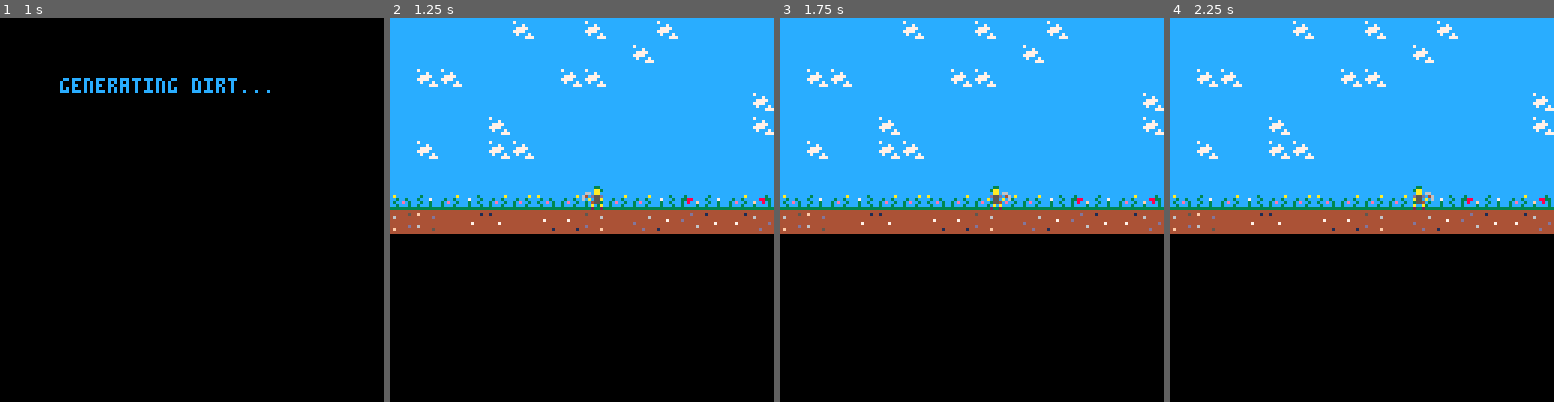
Above: before the commit, frames 1-4 (left to right).
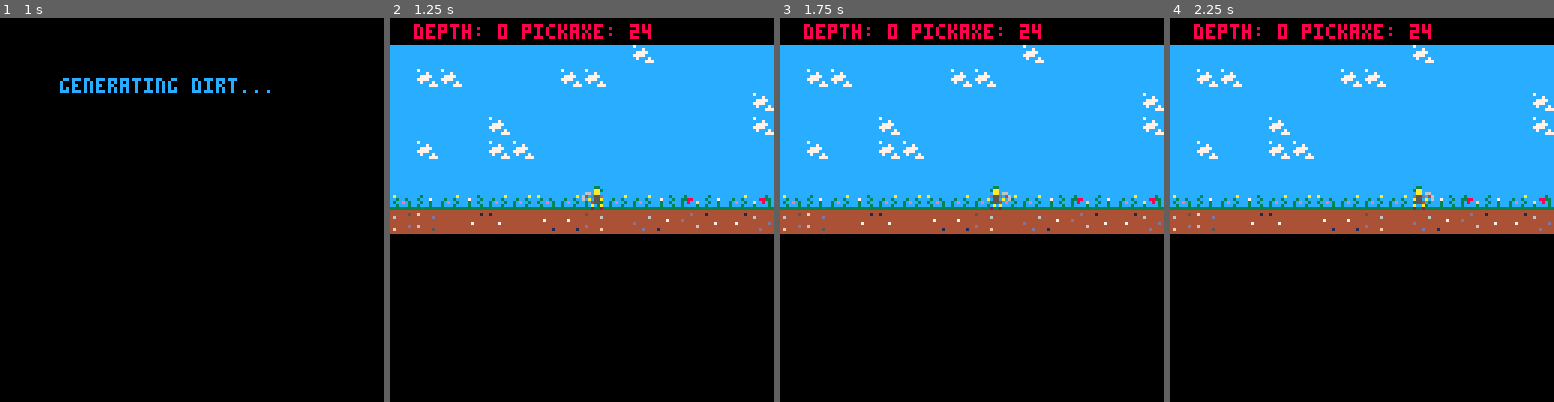
Above: after the commit, the same moments.

Repository: Divoolej/pico-miner
Game: PICO-8 cartridge pico_miner.p8
Two runs of this game, one before a commit and one after it. Both use one fixed random seed, a clock stepped at 60 frames per second and the inputs below.
Inputs:
- Up to frame 1 (1 s): tap X (X key) at 0.33 s; tap O (Z key) at 0.7 s
- Up to frame 2 (1.25 s): tap X (X key) at 1.07 s
- Up to frame 3 (1.75 s): hold Right from 1.6 s (still down); tap O (Z key) at 1.7 s
- Up to frame 4 (2.25 s): tap X (X key) at 1.85 s; release Right at 2.1 s; tap O (Z key) at 2.1 s; hold Up from 2.15 s (still down)

Frame 1 is identical in both runs. In frame 2, 7.0% of the frame differs, in the area x 0-100%, y 0-8%; in frame 3, 7.0%; in frame 4, 7.0%.

Commit message:
RIP Picobu, update to PICO-8 0.1.12c

Diff:
--- a/pico_miner.p8
+++ b/pico_miner.p8
@@ -1,636 +1,13 @@
 pico-8 cartridge // http://www.pico-8.com
 version 16
 __lua__
--- pico miner
--- by divoolej
-
--- colors
-local black  = 0
-local navy   = 1
-local purple = 2
-local slate  = 3
-local brown  = 4
-local gray   = 5
-local silver = 6
-local white  = 7
-local red    = 8
-local orange = 9
-local yellow = 10
-local green  = 11
-local blue   = 12
-local indigo = 13
-local pink   = 14
-local beige  = 15
-
--- controls
-local left   = 0
-local right  = 1
-local up     = 2
-local down   = 3
-local action = 4
-
--- flags
-
-local flg_flip_h      = 0
-local flg_flip_v      = 1
-local flg_can_dig     = 2
-local flg_can_move    = 3
-local flg_can_collect = 4
-
--- sprites
-local spr_coal = 32
-local spr_copper = 33
-local spr_iron = 34
-local spr_silver = 36
-local spr_gold = 48
-local spr_diamond = 51
-local spr_cloud = 25
-local spr_sky = 26
-local spr_stone = 43
-local spr_stone_hit = 44
-local spr_bedrock = 45
-local spr_empty = 47
-local spr_dirt = 27
-
--- globals
-local world_depth = 300
-local min_coal_cluster_size = 5
-local max_coal_cluster_size = 9
-local min_copper_cluster_size = 4
-local max_copper_cluster_size = 8
-local min_iron_cluster_size = 4
-local max_iron_cluster_size = 7
-local min_silver_cluster_size = 3
-local max_silver_cluster_size = 6
-local min_gold_cluster_size = 2
-local max_gold_cluster_size = 5
-local min_diamond_cluster_size = 1
-local max_diamond_cluster_size = 4
-
-local durability_for_sprite = {}
-durability_for_sprite[spr_coal] = 1
-durability_for_sprite[spr_copper] = 1
-durability_for_sprite[spr_iron] = 2
-durability_for_sprite[spr_silver] = 2
-durability_for_sprite[spr_gold] = 3
-durability_for_sprite[spr_diamond] = 3
-durability_for_sprite[spr_stone] = 2
-durability_for_sprite[spr_stone_hit] = 1
-durability_for_sprite[spr_dirt] = 1
-
--- core functions
-function _init()
-  menu:init()
-end
-
-function _update()
-  if game.state == "menu" then
-    menu:update()
-  elseif game.state == "generating" then
-    if costatus(game.map_generation_coroutine) != "dead" then
-      coresume(game.map_generation_coroutine)
-    else
-      game.state = "game"
-    end
-  elseif game.state == "game" then
-    game:update()
-  end
-end
-
-function _draw()
-  if game.state == "menu" then
-    menu:draw()
-  elseif game.state == "generating" then
-    game:draw_generating_status()
-  elseif game.state == "game" then
-    game:draw()
-  end
-end
--->8
--- helpers
-
-function rndi(n)
-  return flr(rnd(n))
-end
-
-function coal_probability(y)
-  return (-1/250)*(y-100)*(y-100)+75
-end
-
-function copper_probability(y)
-  return (-1/275)*(y-125)*(y-125)+75
-end
-
-function iron_probability(y)
-  return (-1/225)*(y-150)*(y-150)+80
-end
-
-function silver_probability(y)
-  return (-1/225)*(y-200)*(y-200)+90
-end
-
-function gold_probability(y)
-  return (-1/500)*(y-250)*(y-250)+75
-end
-
-function diamond_probability(y)
-  return (-1/600)*(y-300)*(y-300)+75
-end
-
-function valid_position(row, column)
-  return (
-    column >= 1 and column <= 16 and
-    row > 10 and row <= world_depth and
-    not game.world[row][column]
-  )
-end
-
-function make_tile(sprite, x, y, is_visible)
-  return {
-    type = sprite,
-    frame = sprite,
-    x = x * 8,
-    y = y * 8,
-    is_visible = is_visible,
-    durability = durability_for_sprite[sprite] or 0,
-    can_move = fget(sprite, flg_can_move),
-    can_dig = fget(sprite, flg_can_dig),
-    flip_h = fget(sprite, flg_flip_h) and rndi(2) == 1,
-    flip_v = fget(sprite, flg_flip_v) and rndi(2) == 1,
-    draw = function(self)
-      if (self.is_visible) spr(self.frame, self.x, self.y, 1, 1, self.flip_h, self.flip_v)
-    end,
-    dig = function(self)
-      self.durability -= 1
-      self.frame += 1
-      if self.durability <= 0 then
-        self.type = spr_empty
-        self.frame = spr_empty
-        self.can_move = true
-        self.can_dig = false
-        self.is_visible = false -- Dirty hack to fix the first call to game:make_visible
-        game:make_visible(self.x / 8 + 1, self.y / 8 + 1)
-      end
-    end,
-  }
-end
-
-function generate_cluster(row, column, sprite, cluster_size)
-  local n = 0
-  if valid_position(row, column) then
-    game.world[row][column] = make_tile(sprite, column - 1, row - 1, false)
-    n += 1
-  end
-  local current_x_offset = rndi(3)
-  local target_x_offset = (current_x_offset - 1) % 3
-  while (current_x_offset != target_x_offset) do
-    local current_y_offset = rndi(3)
-    local target_y_offset = (current_y_offset - 1) % 3
-    while (current_y_offset != target_y_offset) do
-      if (n == cluster_size) return n
-      if valid_position(row + (current_y_offset - 1), column + (current_x_offset - 1)) then
-        n += generate_cluster(row + (current_y_offset - 1), column + (current_x_offset - 1), sprite, cluster_size - n)
-      end
-      current_y_offset = (current_y_offset + 1) % 3
-    end
-    current_x_offset = (current_x_offset + 1) % 3
-  end
-  return n
-end
-
-function check_cluster_availability(row, column, cluster_size)
-  local n = 0
-  if (valid_position(row - 1, column - 1)) n += 1
-  if (valid_position(row - 1, column)) n += 1
-  if (valid_position(row, column - 1)) n += 1
-  if (valid_position(row, column)) n += 1
-  if (valid_position(row, column + 1)) n += 1
-  if (valid_position(row + 1, column - 1)) n += 1
-  if (valid_position(row + 1, column)) n += 1
-  if (valid_position(row + 1, column + 1)) n += 1
-  return n >= cluster_size
-end
-
-function generate_resource(name, sprite, amount, probability_function, min_cluster_size, max_cluster_size)
-  game.generation_status = "generating " .. name .. "..."
-  yield()
-  local n = 0
-  while n < amount do
-    i = rndi(world_depth - 9) + 10
-    if rnd(100) < probability_function(i) then
-      j = rndi(16) + 1
-      local cluster_size = rndi(
-        max_cluster_size - min_cluster_size + 1
-      ) + min_cluster_size
-      if check_cluster_availability(i, j, cluster_size) then
-        n += generate_cluster(i, j, sprite, cluster_size)
-      end
-    end
-  end
-end
--->8
--- main menu
-
-local options = {
-  {
-    is_selected = true,
-    text = "new run",
-    callback = function()
-      game:init()
-    end,
-  },
-  {
-    is_selected = false,
-    text = "exit",
-    callback = function()
-      cls()
-      stop()
-    end,
-  },
-}
-
-function for_selected_option(self, callback)
-  local index, option
-  for index,option in pairs(self.options) do
-    if option.is_selected then
-      callback(option, index)
-      break
-    end
-  end
-end
-
-function init_menu(self)
-  game.state = "menu"
-end
-
-function draw_menu(self)
-  cls()
-  -- draw background
-  map(16, 0, 0, 0, 16, 16)
-  -- draw logo
-  rectfill(38, 22, 80, 30, black)
-  print("pico miner", 40, 24, blue)
-  -- draw options
-  rectfill(38, 48, 80, 50 + #options * 8, black)
-  local index, option
-  for index, option in pairs(self.options) do
-    if option.is_selected then
-      print("➡️ "..option.text, 40, 43 + index * 8, green)
-    else
-      print(option.text, 52, 43 + index * 8, blue)
-    end
-  end
-end
-
-function update_menu(self)
-  if btnp(action) then
-    self:for_selected_option(function(option)
-      option.callback()
-    end)
-  end
-  if btnp(down) then
-    self:for_selected_option(function(option, index)
-      option.is_selected = false
-      self.options[index % #self.options + 1].is_selected = true
-    end)
-  elseif btnp(up) then
-    self:for_selected_option(function(option, index)
-      option.is_selected = false
-      self.options[(index - 2) % #self.options + 1].is_selected = true
-    end)
-  end
-end
-
-menu = {
-  options = options,
-  for_selected_option = for_selected_option,
-  init = init_menu,
-  draw = draw_menu,
-  update = update_menu,
-}
--->8
--- game
-
-function make_visible(self, x, y)
-  local tile = self.world[y][x]
-  if tile then
-    if not tile.is_visible then
-      tile.is_visible = true
-      if tile.type == spr_empty then
-        self:make_visible(x + 1, y)
-        self:make_visible(x - 1, y)
-        self:make_visible(x, y + 1)
-        self:make_visible(x, y - 1)
-      end
-    end
-  end
-end
-
-function generate_map(self)
-  local i, j
-  -- generate sky
-  for i=1,7 do
-    self.world[i] = {}
-    for j=1,16 do
-      self.world[i][j] = make_tile(spr_sky, j - 1, i - 1, true)
-    end
-  end
-  for i=1,16 do
-    local x = rndi(16) + 1
-    local y = rndi(6) + 1
-    self.world[y][x] = make_tile(spr_cloud, x - 1, y - 1, true)
-  end
-  -- generate top ground layer and flowers
-  game.generation_status = "generating ground layer..."
-  yield()
-  self.world[8] = {}
-  self.world[9] = {}
-  for j=1,16 do
-    self.world[8][j] = make_tile(40 + rndi(3), j - 1, 7, true)
-    self.world[9][j] = make_tile(27 + rndi(4), j - 1, 8, true)
-  end
-  -- generate underground
-  for i=10,world_depth do self.world[i] = {} end
-  generate_resource("coal", spr_coal, self.coal_amount, coal_probability, min_coal_cluster_size, max_coal_cluster_size)
-  generate_resource("copper", spr_copper, self.copper_amount, copper_probability, min_copper_cluster_size, max_copper_cluster_size)
-  generate_resource("iron", spr_iron, self.iron_amount, iron_probability, min_iron_cluster_size, max_iron_cluster_size)
-  generate_resource("silver", spr_silver, self.silver_amount, silver_probability, min_silver_cluster_size, max_silver_cluster_size)
-  generate_resource("gold", spr_gold, self.gold_amount, gold_probability, min_gold_cluster_size, max_gold_cluster_size)
-  generate_resource("diamonds", spr_diamond, self.diamond_amount, diamond_probability, min_diamond_cluster_size, max_diamond_cluster_size)
-  game.generation_status = "generating dirt..."
-  yield()
-  for i=10,world_depth do
-    for j=1,16 do
-      if not self.world[i][j] then
-        self.world[i][j] = make_tile(spr_dirt + rndi(4), j - 1, i - 1)
-      end
-    end
-  end
-end
-
-function init_game(self)
-  self.state = "generating"
-  game.generation_status = "generating sky..."
-  self.map_generation_coroutine = cocreate(function() self:generate_map() end)
-  player:init()
-end
-
-function can_move(self, direction)
-  if direction == left and player.x_grid > 0 then
-    return self.world[player.y_grid + 1][player.x_grid].can_move
-  elseif direction == right and player.x_grid < 15 then
-    return self.world[player.y_grid + 1][player.x_grid + 2].can_move
-  else
-    return false
-  end
-end
-
-function can_dig(self, direction)
-  if direction == left and player.x_grid > 0 then
-    return self.world[player.y_grid + 1][player.x_grid].can_dig
-  elseif direction == right and player.x_grid < 15 then
-    return self.world[player.y_grid + 1][player.x_grid + 2].can_dig
-  elseif direction == down then
-    return self.world[player.y_grid + 2][player.x_grid + 1].can_dig
-  elseif direction == up then
-    return self.world[player.y_grid][player.x_grid + 1].can_dig
-  else
-    return false
-  end
-end
-
-function has_floor(self, x, y)
-  return not self.world[y + 2][x + 1].can_move
-end
-
-function process_dig(self, x, y, direction)
-  if (direction == left) return self.world[y + 1][x]:dig()
-  if (direction == right) return self.world[y + 1][x + 2]:dig()
-  if (direction == down) return self.world[y + 2][x + 1]:dig()
-  if (direction == up) return self.world[y][x + 1]:dig()
-end
-
-function update_game(self)
-  player:update()
-end
-
-function draw_generating_status(self)
-  cls()
-  print(game.generation_status, 20, 20, blue)
-end
-
-function draw_game(self)
-  cls()
-  for i,row in pairs(self.world) do
-    for j,column in pairs(self.world[i]) do
-      self.world[i][j]:draw()
-    end
-  end
-  player:draw()
-end
-
-game = {
-  coal_amount = 300,
-  copper_amount = 250,
-  iron_amount = 200,
-  silver_amount = 150,
-  gold_amount = 100,
-  diamond_amount = 50,
-  world = {},
-  is_loading = true,
-  generate_map = generate_map,
-  draw_generating_status = draw_generating_status,
-  can_move = can_move,
-  can_dig = can_dig,
-  has_floor = has_floor,
-  dig = process_dig,
-  init = init_game,
-  update = update_game,
-  draw = draw_game,
-  make_visible = make_visible,
-}
--->8
--- player
-
-function init_player(self)
-  self.x = self.x_grid * 8
-  self.y = self.y_grid * 8
-  self.is_facing_left = self.direction == left
-end
-
-function start_digging(self)
-  self.state = "dig"
-  self.current_sprite = 16
-end
-
-function start_moving(self)
-  self.state = "move"
-  self.current_sprite = 0
-end
-
-function start_falling(self)
-  self.state = "fall"
-  self.animation_frame = 0
-  self.current_sprite = 6
-end
-
-function stop_player(self)
-  self.animation_frame = 0
-  self.current_sprite = 0
-  self.state = "idle"
-end
-
-function move_or_dig(self)
-  self.animation_frame = 0
-  if game:can_move(self.direction) then
-    self:start_moving()
-  elseif game:can_dig(self.direction) then
-    self:start_digging()
-  end
-end
-
-function idle(self)
-  if (self.animation_frame == 0) self.current_sprite = 0
-    if (self.animation_frame == 15) self.current_sprite = 4
-    if (self.animation_frame == 30) self.current_sprite = 0
-    if (self.animation_frame == 45) self.current_sprite = 5
-    if self.animation_frame >= 55 then
-    self.animation_frame = 0
-  else
-    self.animation_frame += 1
-  end
-end
-
-function check_position(self)
-  self.animation_frame = 0
-  if game:has_floor(self.x_grid, self.y_grid) then
-    self:stop()
-  else
-    self:start_falling()
-  end
-end
-
-function move(self)
-  if self.direction == left then
-    self.x -= 1
-  else
-    self.x += 1
-  end
-  if (self.animation_frame % 2 == 0) self.current_sprite += 1
-  if self.animation_frame >= 7 then
-    if self.direction == left then
-      self.x_grid -= 1
-    else
-      self.x_grid += 1
-    end
-    self:check_position()
-  else
-    self.animation_frame += 1
-  end
-end
-
-function dig(self)
-  if (self.animation_frame % 2 == 0) self.current_sprite += 1
-  if self.animation_frame >= 10 then
-    game:dig(self.x_grid, self.y_grid, self.direction)
-    self:check_position()
-  else
-    self.animation_frame += 1
-  end
-end
-
-function fall(self)
-  if (self.animation_frame == 0) self.current_sprite = 6
-  if (self.animation_frame == 2) self.current_sprite = 7
-  if self.animation_frame == 4 then
-    self.y_grid += 1
-    self:check_position()
-  else
-    self.y += 2
-    if self.y > 80 then
-      self.camera_offset += 2
-      camera(0, self.camera_offset)
-    end
-    self.animation_frame += 1
-  end
-end
-
-function handle_controls(self)
-  if btn(left) then
-    self.is_facing_left = true
-    self.direction = left
-    self:move_or_dig()
-  elseif btn(right) then
-    self.is_facing_left = false
-    self.direction = right
-    self:move_or_dig()
-  elseif btn(down) then
-    self.direction = down
-    self:move_or_dig()
-  elseif btn(up) then
-    self.direction = up
-    self:move_or_dig()
-  end
-end
-
-function handle_controls_when_moving(self)
-  if (self.animation_frame == 0) return
-  if btnp(left) and self.is_facing_left == false then
-    self.is_facing_left = true
-    self.direction = left
-    self.animation_frame = 8 - self.animation_frame
-    self.current_sprite = self.animation_frame / 2
-    self.x_grid += 1
-  elseif btnp(right) and self.is_facing_left == true then
-    self.is_facing_left = false
-    self.direction = right
-    self.animation_frame = 8 - self.animation_frame
-    self.current_sprite = self.animation_frame / 2
-    self.x_grid -= 1
-  end
-end
-
-function update_player(self)
-  if (self.state == "idle") then
-    self:idle()
-    self:handle_controls()
-  end
-  if (self.state == "move") then
-    self:handle_controls_when_moving()
-    self:move()
-  end
-  if (self.state == "dig") self:dig()
-  if (self.state == "fall") self:fall()
-end
-
-function draw_player(self)
-  spr(self.current_sprite, self.x, self.y, 1, 1, self.is_facing_left)
-end
-
-player = {
-  camera_offset = 0,
-  x_grid = 8,
-  y_grid = 7,
-  current_sprite = 0,
-  animation_frame = 0,
-  state = "idle",
-  direction = left,
-  start_moving = start_moving,
-  start_digging = start_digging,
-  start_falling = start_falling,
-  idle = idle,
-  move = move,
-  dig = dig,
-  fall = fall,
-  stop = stop_player,
-  check_position = check_position,
-  move_or_dig = move_or_dig,
-  handle_controls = handle_controls,
-  handle_controls_when_moving = handle_controls_when_moving,
-  init = init_player,
-  update = update_player,
-  draw = draw_player,
-}
+#include src/main.lua
+#include src/helpers.lua
+#include src/main_menu.lua
+#include src/game.lua
+#include src/player.lua
+#include src/hud.lua
+#include src/save.lua
 __gfx__
 00330000003300000033000000330000003300000033000000330000003300000000000000000000440444014454445944544456445444574494449a44d444dc
 03aa000003aa000003aa000003aa000003aa000003aa000003aa066003aa06600000000000000000400140004559459546264562476745764afa49af4c7c4dc6
@@ -665,7 +42,7 @@
 af4a9444af4a9444af0a9404c74cd444c74cd444c74cd04400000000000000000000000000000000000000000140044400000000000000000000000000000000
 4af444440af404400af404404c7444440c7404400c74044000000000000000000000000000000000000000004004444400000000000000000000000000000000
 __gff__
-00000000000000000000070707070707000000000000000000080b04070707000707070707070000090909070703100b0707070707070000000000070000000000000000000000000000000000000000000000000000000000000000000000000000000000000000000000000000000000000000000000000000000000000000
+00000000000000000000070707070707000000000000000000080b04070707001717170717070000090909070703100b1707071707070000000000070000000000000000000000000000000000000000000000000000000000000000000000000000000000000000000000000000000000000000000000000000000000000000
 0000000000000000000000000000000000000000000000000000000000000000000000000000000000000000000000000000000000000000000000000000000000000000000000000000000000000000000000000000000000000000000000000000000000000000000000000000000000000000000000000000000000000000
 __map__
 1a1a1a1a1a1a1a1a1a1a1a1a1a1a191a0b0b0b0b0b0d0d0b0b0b0b0b0b0b0b0b000000000000000000000000000000000000000000000000000000000000000000000000000000000000000000000000000000000000000000000000000000000000000000000000000000000000000000000000000000000000000000000000
--- a/src/4.game.lua
+++ b/src/game.lua
@@ -100,6 +100,10 @@
   if (direction == up) return self.world[y][x + 1]:dig()
 end
 
+function finish_run(self)
+  self.state = "summary"
+end
+
 function update_game(self)
   player:update()
 end
@@ -109,14 +113,28 @@
   print(game.generation_status, 20, 20, blue)
 end
 
+function draw_summary(self)
+  cls()
+  print("run completed!", 20, 10, green)
+  print("coal: " .. (player.resources[spr_coal] or 0), 20, 20, red)
+  print("copper: " .. (player.resources[spr_copper] or 0), 20, 30, red)
+  print("iron: " .. (player.resources[spr_iron] or 0), 20, 40, red)
+  print("silver: " .. (player.resources[spr_silver] or 0), 20, 50, red)
+  print("gold: " .. (player.resources[spr_gold] or 0), 20, 60, red)
+  print("diamond: " .. (player.resources[spr_diamond] or 0), 20, 70, red)
+end
+
 function draw_game(self)
   cls()
+  camera(0, player.camera_offset)
   for i,row in pairs(self.world) do
     for j,column in pairs(self.world[i]) do
       self.world[i][j]:draw()
     end
   end
   player:draw()
+  camera(0, 0)
+  hud:draw()
 end
 
 game = {
@@ -135,7 +153,9 @@
   has_floor = has_floor,
   dig = process_dig,
   init = init_game,
+  finish_run = finish_run,
   update = update_game,
   draw = draw_game,
+  draw_summary = draw_summary,
   make_visible = make_visible,
 }
--- a/src/2.helpers.lua
+++ b/src/helpers.lua
@@ -49,6 +49,7 @@
     can_dig = fget(sprite, flg_can_dig),
     flip_h = fget(sprite, flg_flip_h) and rndi(2) == 1,
     flip_v = fget(sprite, flg_flip_v) and rndi(2) == 1,
+    can_collect = fget(sprite, flg_can_collect),
     draw = function(self)
       if (self.is_visible) spr(self.frame, self.x, self.y, 1, 1, self.flip_h, self.flip_v)
     end,
@@ -56,6 +57,7 @@
       self.durability -= 1
       self.frame += 1
       if self.durability <= 0 then
+        if (self.can_collect) player:collect(self.type)
         self.type = spr_empty
         self.frame = spr_empty
         self.can_move = true
--- /dev/null
+++ b/src/hud.lua
@@ -0,0 +1,10 @@
+function draw_hud(self)
+  rectfill(0, 0, 128, 8, black)
+  local depth = "depth: " .. (player.y_grid - 7)
+  local durability = "pickaxe: " .. player.pickaxe
+  print(depth .. " " .. durability, 8, 2, red)
+end
+
+hud = {
+  draw = draw_hud,
+}
--- a/src/1.main.lua
+++ b/src/main.lua
@@ -99,6 +99,8 @@
     menu:draw()
   elseif game.state == "generating" then
     game:draw_generating_status()
+  elseif game.state == "summary" then
+    game:draw_summary()
   elseif game.state == "game" then
     game:draw()
   end
--- a/src/5.player.lua
+++ b/src/player.lua
@@ -82,6 +82,8 @@
   if (self.animation_frame % 2 == 0) self.current_sprite += 1
   if self.animation_frame >= 10 then
     game:dig(self.x_grid, self.y_grid, self.direction)
+    self.pickaxe -= 1
+    if (self.pickaxe <= 0) game:finish_run()
     self:check_position()
   else
     self.animation_frame += 1
@@ -98,7 +100,6 @@
     self.y += 2
     if self.y > 80 then
       self.camera_offset += 2
-      camera(0, self.camera_offset)
     end
     self.animation_frame += 1
   end
@@ -139,6 +140,10 @@
   end
 end
 
+function collect(self, collectible_type)
+  self.resources[collectible_type] = (self.resources[collectible_type] or 0) + 1
+end
+
 function update_player(self)
   if (self.state == "idle") then
     self:idle()
@@ -158,6 +163,9 @@
 
 player = {
   camera_offset = 0,
+  resources = {},
+  collect = collect,
+  pickaxe = 24,
   x_grid = 8,
   y_grid = 7,
   current_sprite = 0,
--- /dev/null
+++ b/src/save.lua
@@ -0,0 +1,10 @@
+function load_progress()
+end
+
+function save_progress()
+end
+
+save = {
+  load = load_progress,
+  save = save_progress,
+}
Renamed: src/3.main_menu.lua -> src/main_menu.lua
